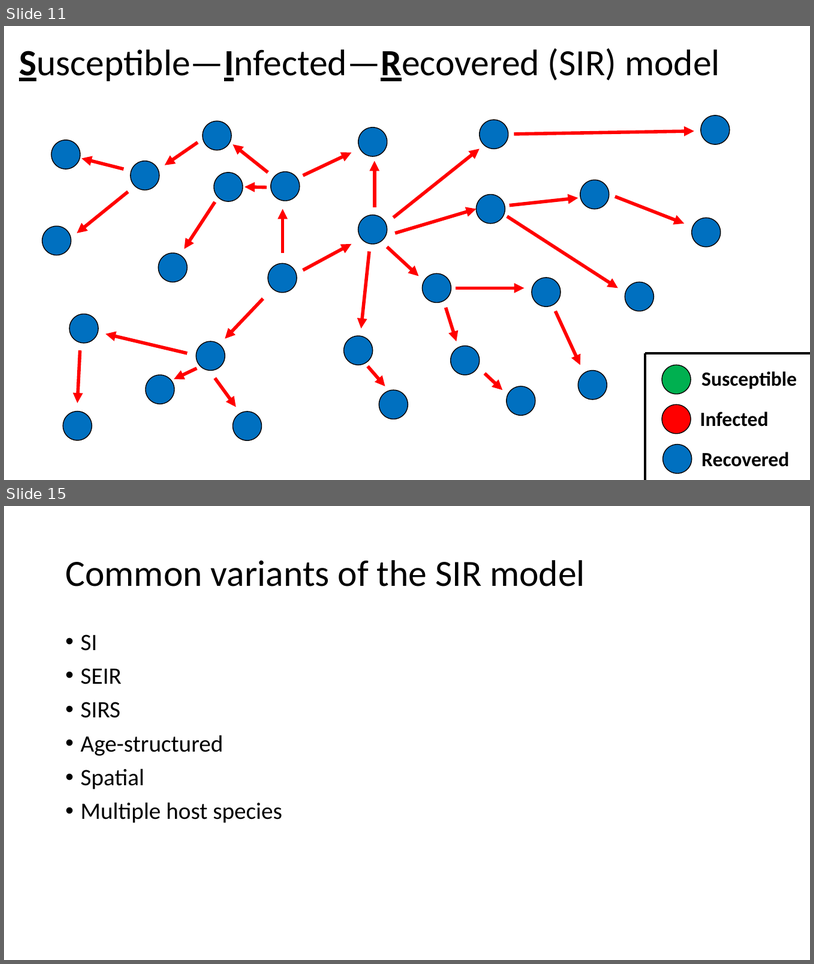
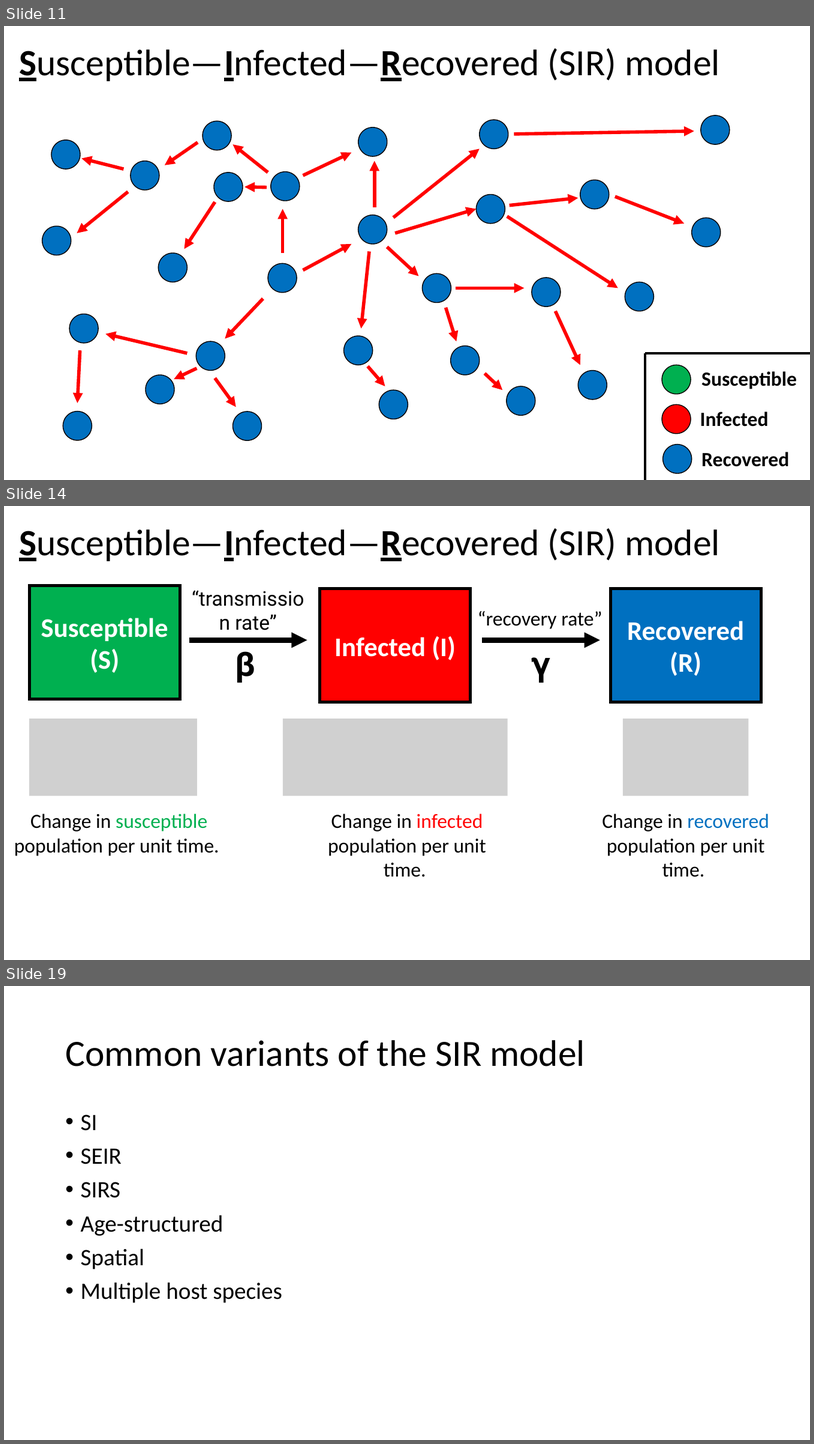
Before and after one commit to grimaudo-at/SIR_lecture, a slide deck: SIR_lecture.pptx. Shown one above the other, each under a label of ours: slides 11 and 15 before the commit, slides 11, 14 and 19 after it; the slides between them are not shown. The pictures are 814x964 and 814x1444 pixels, drawn with LibreOffice and Linux fonts; fonts in the diff are those of the drawing; grey boxes stand for pictures. Boxes give left, top, right and bottom in pixels: in the first picture for what was removed or moved away, otherwise in the second. Text is boxed around its words. In the diff, an @@ line names an element or a change of style, - is before the commit and + after.

```diff
--- a/SIR_lecture.pptx
+++ b/SIR_lecture.pptx
@@ slide 14 added at <box>4,506,810,960</box>, background #FFFFFF @@
@@ title added at <box>19,528,720,561</box>, 44 pt, text #000000 @@
+Susceptible—Infected—Recovered (SIR) model
@@ rectangle added at <box>29,586,180,699</box>, fill #00B050, outline #000000 3.5 pt, 32 pt, text #FFFFFF, bold @@
+Susceptible (S)
@@ rectangle added at <box>320,589,470,702</box>, fill #FF0000, outline #000000 3.5 pt, 32 pt, text #FFFFFF, bold @@
+Infected (I)
@@ rectangle added at <box>611,589,761,702</box>, fill #0070C0, outline #000000 3.5 pt, 32 pt, text #FFFFFF, bold @@
+Recovered (R)
@@ text added at <box>478,611,602,629</box>, 24 pt, text #000000 @@
+“recovery rate”
@@ text added at <box>235,614,277,630</box>, 24 pt, text #000000 @@
+“transmission rate”
@@ arrow added from (189, 640) to (308, 640), #000000 6.25 pt @@
@@ arrow added from (483, 640) to (600, 640), #000000 6.25 pt @@
@@ text added at <box>235,651,255,682</box>, 40 pt, text #000000, bold @@
+β
@@ text added at <box>531,657,551,682</box>, 40 pt, text #000000 @@
+𝛄
@@ picture added at <box>29,718,197,796</box> @@
@@ picture added at <box>283,718,508,796</box> @@
@@ picture added at <box>623,718,749,796</box> @@
@@ text added at <box>14,813,219,856</box>, 24 pt, text #000000 @@
+Change in susceptible population per unit time.
@@ text added at <box>328,813,486,877</box>, 24 pt, text #000000 @@
+Change in infected population per unit time.
@@ text added at <box>602,813,770,877</box>, 24 pt, text #000000 @@
+Change in recovered population per unit time.
@@ what was slide 15 is now slide 19 @@
```
Also in this commit, not shown: 2 slides changed, 4 other slides added, 1 slide removed, 3 other files.
